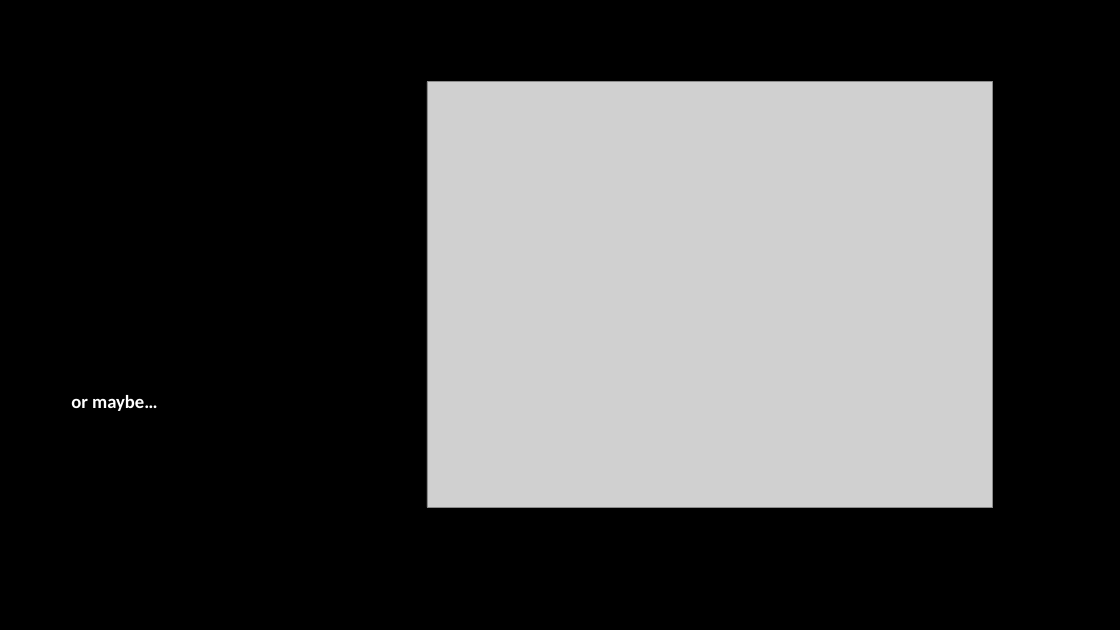
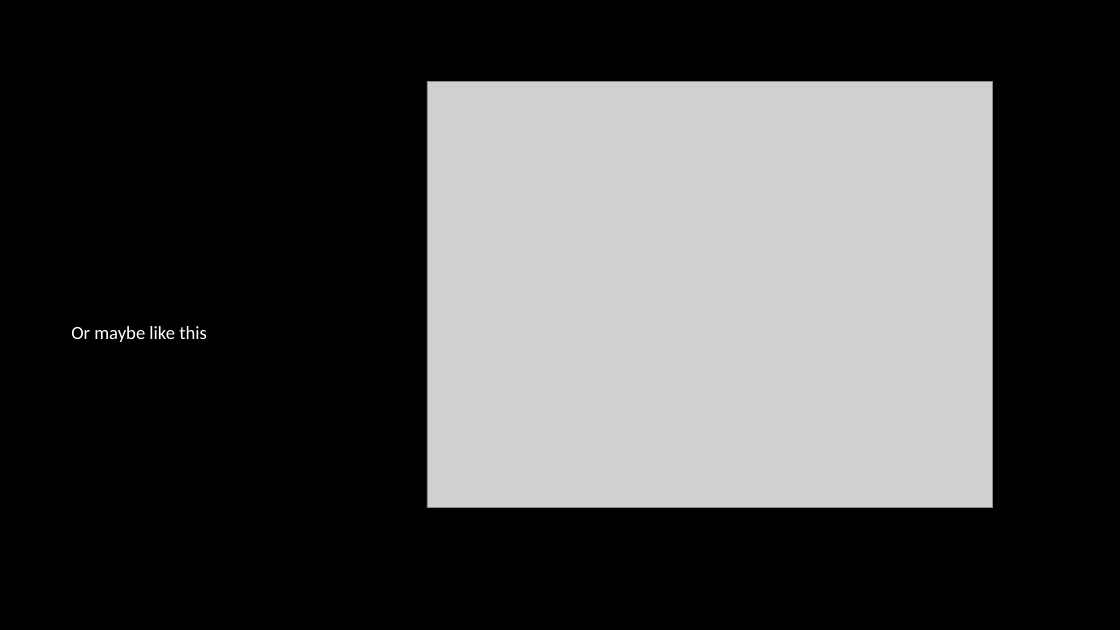
Before and after one commit to spider-z3r0/ULpsych_programing_club, a slide deck: slide 5 of presentations/Day 0/Day0Slides.pptx. Drawn at 1120x630 pixels with LibreOffice and Linux fonts; fonts in the diff are those of the drawing; grey boxes stand for pictures; background and template pictures are left out. Boxes give left, top, right and bottom in pixels: in the first picture for what was removed or moved away, otherwise in the second. Text is boxed around its words. In the diff, an @@ line names an element or a change of style, - is before the commit and + after.

```diff
--- a/presentations/Day 0/Day0Slides.pptx
+++ b/presentations/Day 0/Day0Slides.pptx
@@ text at (71, 326, 207, 342): text changed; bold off @@
-or maybe…
+Or maybe like this
```
Also in this commit, not shown: 2 other slides changed, 2 slides added, 2 slides removed, 5 other files.
